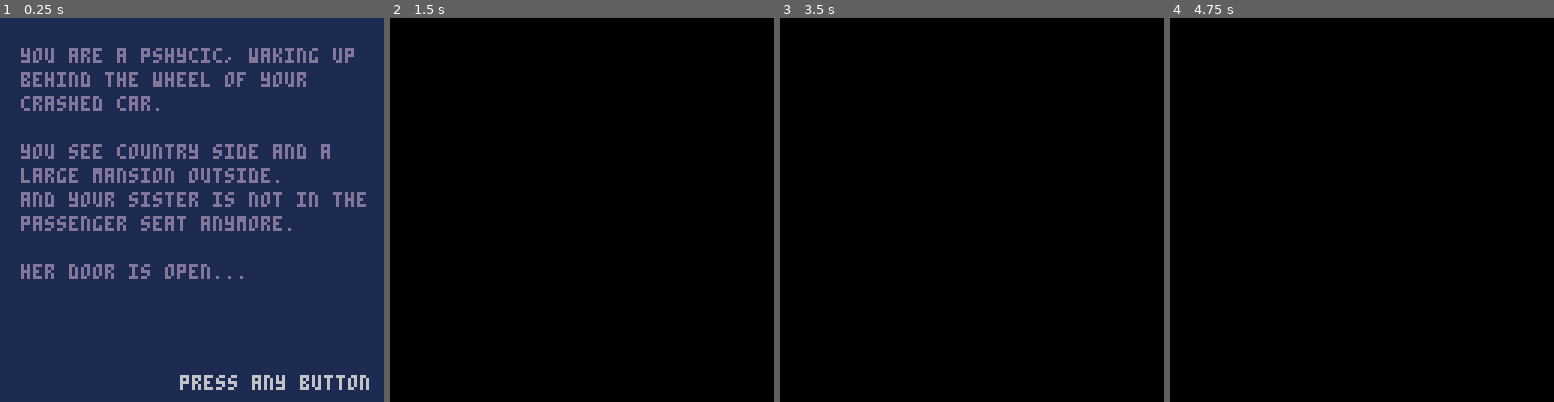
Above: before the commit, frames 1-4 (left to right).
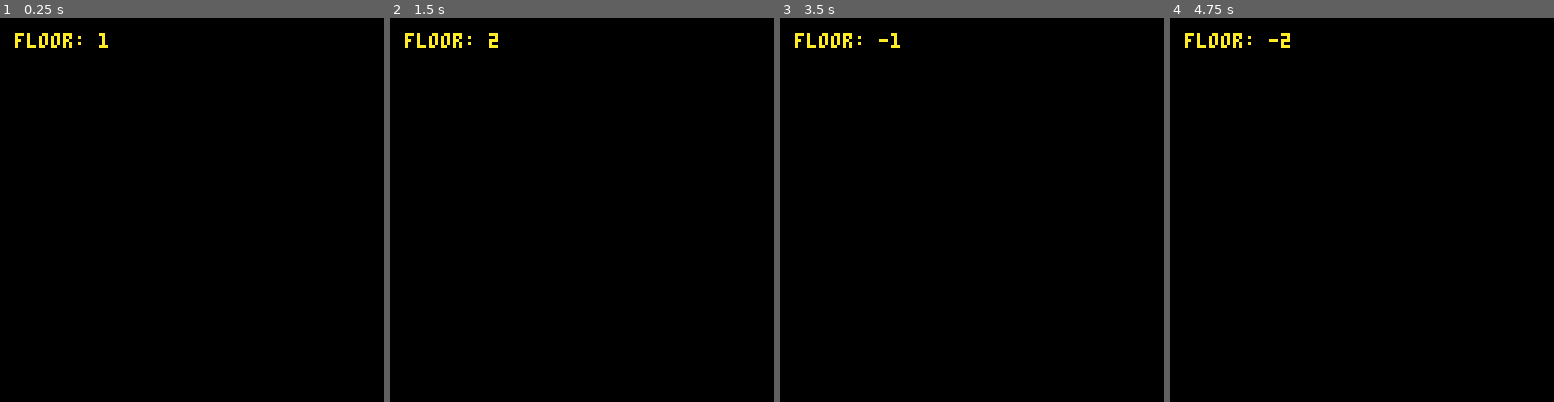
Above: after the commit, the same moments.

Repository: Jarsefax/pico8
Game: PICO-8 cartridge carts/haunted.p8
Same seed, same stepped clock (60 frames per second), same inputs: the game is played once before the commit and once after it.
Inputs:
- Up to frame 1 (0.25 s): no input
- Up to frame 2 (1.5 s): tap X (X key) at 0.33, 1.07 s; tap O (Z key) at 0.7 s
- Up to frame 3 (3.5 s): hold Right 1.6-2.1 s; tap O (Z key) every 0.4 s from 1.7 to 3.3 s; tap X (X key) at 1.85, 2.97 s; hold Up 2.15-2.42 s; hold Right 2.47-3.03 s; hold Left from 3.08 s (still down)
- Up to frame 4 (4.75 s): release Left at 3.58 s; hold Down 3.63-3.97 s; tap O (Z key) at 3.7, 4.1, 4.5 s; hold Right 4.02-4.68 s; tap X (X key) at 4.08 s; hold Up from 4.73 s (still down)

The runs differ from the first frame. In frame 1, 100% of the frame differs, in the area x 0-100%, y 0-100%; in frame 2, 0.4%; in frame 3, 0.4%; in frame 4, 0.4%.

Commit message:
stubbed drawing levels

Diff:
--- a/carts/haunted.p8
+++ b/carts/haunted.p8
@@ -24,7 +24,7 @@
 -- init stuff
 
 -- globals
-state=2
+state=3
 -- 0: splash
 -- 1: menu
 -- 2: intro
@@ -38,7 +38,13 @@
 endings={false,false,false,false}
 
 --game
-player_x,player_y=10,10
+player_x,player_y,player_z=10,10,1
+-- -2: temple
+-- -1: labyrinth
+--  0: cellar
+--  1: ground level
+--  2: second floor
+--  3: third floor
 
 --function _init()
 --end
@@ -58,9 +64,9 @@
 end
 
 function update_menu()
- if menu_state==0 and btn(⬇️) then menu_state=1
- elseif menu_state==1 and btn(⬆️) then menu_state=0
- elseif menu_state==0 and btn(🅾️) then state=2 end
+ if menu_state==0 and btnp(⬇️) then menu_state=1
+ elseif menu_state==1 and btnp(⬆️) then menu_state=0
+ elseif menu_state==0 and btnp(🅾️) then state=2 end
 end
 
 function update_intro()
@@ -68,7 +74,12 @@
 end
 
 function update_game()
-
+ -- start dev map design code
+ old_z=player_z
+ if btnp(🅾️) then player_z-=1
+ elseif btnp(❎) then player_z+=1 end
+ if player_z<-2 or player_z>3 then player_z=old_z end
+ -- end dev map design code
 end
 -->8
 -- draw stuff
@@ -129,9 +140,46 @@
 end
 
 function draw_game()
-
-end
-
+ -- start dev map design code
+ print("floor: "..player_z,5,5,10)
+ -- end dev map design code
+
+ if player_z==-2 then
+  draw_temple_level()
+ elseif player_z==-1 then
+  draw_labyrinth_level()
+ elseif player_z==0 then
+  draw_cellar_level()
+ elseif player_z==1 then
+  draw_ground_level()
+ elseif player_z==2 then
+  draw_second_floor()
+ else draw_third_floor() end
+end
+
+function draw_temple_level()
+
+end
+
+function draw_labyrinth_level()
+
+end
+
+function draw_cellar_level()
+
+end
+
+function draw_ground_level()
+
+end
+
+function draw_second_floor()
+
+end
+
+function draw_third_floor()
+
+end
 __gfx__
 00000000004444000000000000000000000000000000000000000000000000000000000000000000000000000000000000000000000000000000000000000000
 00000000044990000000000000000000000000000000000000000000000000000000000000000000000000000000000000000000000000000000000000000000
